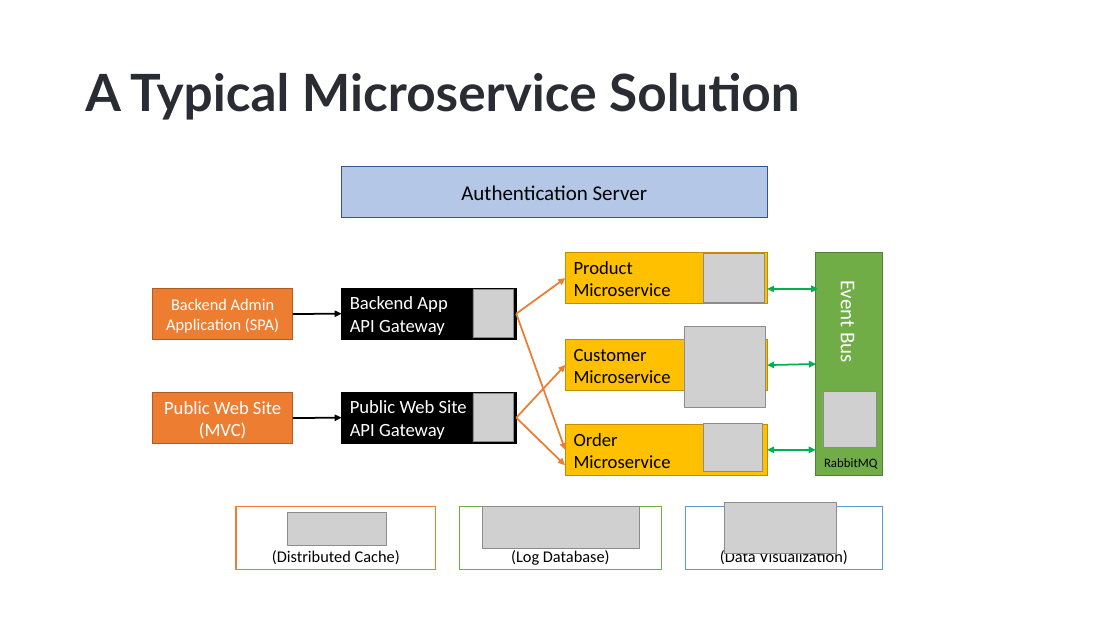
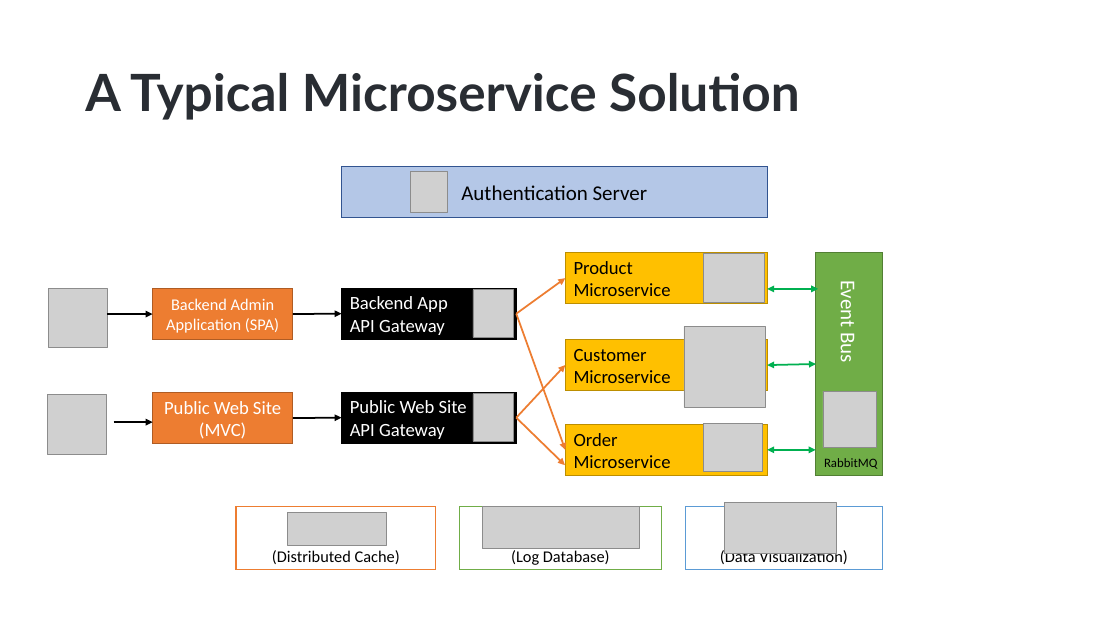
Before and after one commit to hikalkan/presentations, a slide deck: slide 5 of 2023-05-10 ABP Conf 2023 Developing with Kubernetes/Developing with Kubernetes.pptx. Drawn at 1120x630 pixels with LibreOffice and Linux fonts; fonts in the diff are those of the drawing; grey boxes stand for pictures; background and template pictures are left out. Boxes give left, top, right and bottom in pixels: in the first picture for what was removed or moved away, otherwise in the second. Text is boxed around its words. In the diff, an @@ line names an element or a change of style, - is before the commit and + after.

```diff
--- a/2023-05-10 ABP Conf 2023 Developing with Kubernetes/Developing with Kubernetes.pptx
+++ b/2023-05-10 ABP Conf 2023 Developing with Kubernetes/Developing with Kubernetes.pptx
@@ picture added at <box>411,171,447,212</box> @@
@@ picture added at <box>48,288,107,347</box> @@
@@ arrow added from (107, 314) to (153, 314), #000000 1.5 pt @@
@@ picture added at <box>47,395,106,454</box> @@
@@ arrow added from (113, 423) to (153, 423), #000000 1.5 pt @@
```
